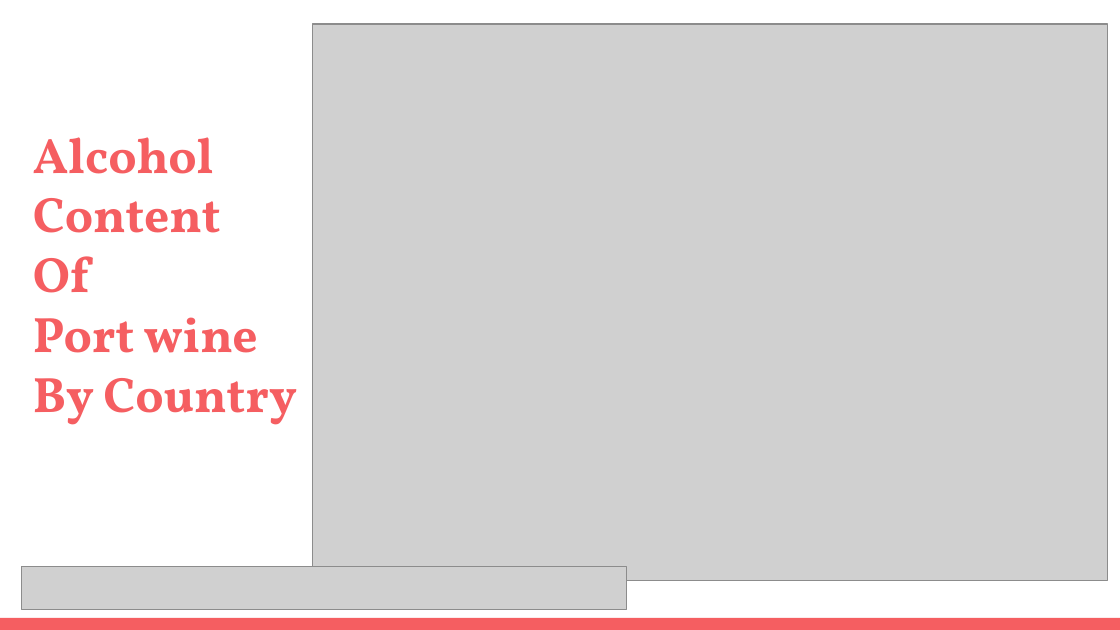
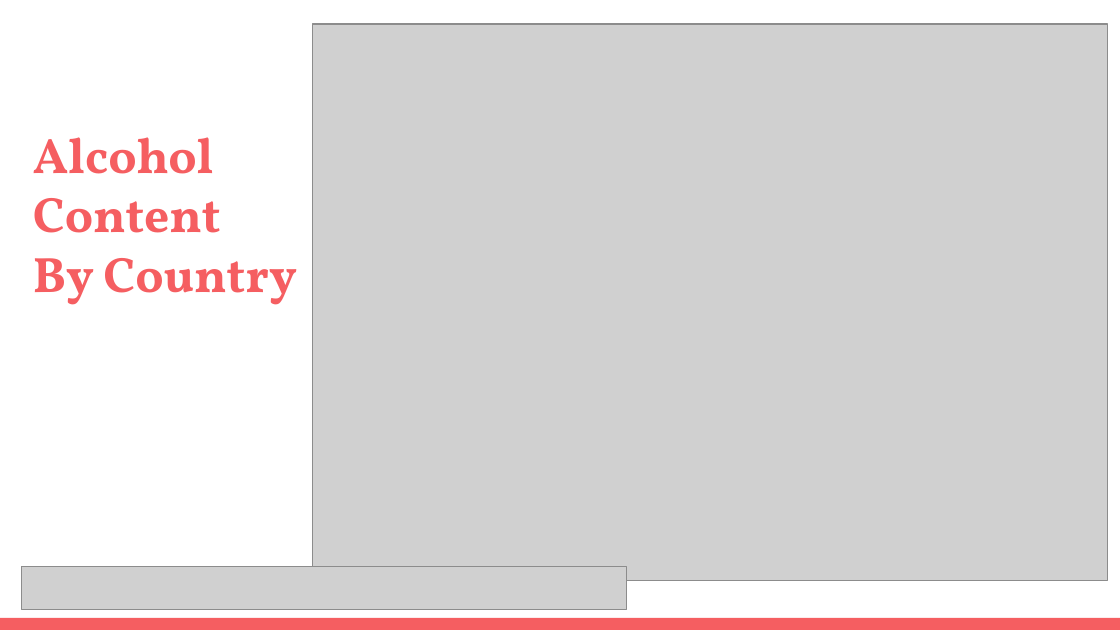
Before and after one commit to bee5633/Shiny-Project, a slide deck: slide 13 of webscraping/Port Wine.pptx. Drawn at 1120x630 pixels with LibreOffice and Linux fonts; fonts in the diff are those of the drawing; grey boxes stand for pictures. Boxes give left, top, right and bottom in pixels: in the first picture for what was removed or moved away, otherwise in the second. Text is boxed around its words. In the diff, an @@ line names an element or a change of style, - is before the commit and + after.

```diff
--- a/webscraping/Port Wine.pptx
+++ b/webscraping/Port Wine.pptx
@@ title at (x1=33, y1=256, x2=258, y2=353): paragraphs removed @@
-Of
-Port wine
```
Also in this commit, not shown: 2 other slides changed, 1 other file.
